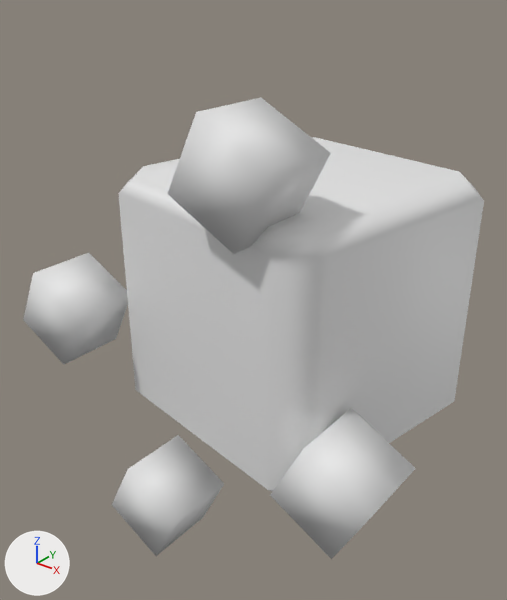
The FBX model Reference/Resources/Mesh/Animation/Effect/E_BS_Jimen.fbx, before and after one commit.
Rendered twice from a 50 mm camera at (0.00618, -0.00888, 0.00513) aimed at (-0.00061, -0.00039, -0.00013). Every picture has the same lights, and +X, +Y and +Z are marked at lower left. Materials are left out; every surface is plain grey. Where no turn or scale is listed for an object, it has been applied to the vertices.

Names of what the first picture shows: 'impact1', 'model1', 'model2', 'model3', 'model4'.
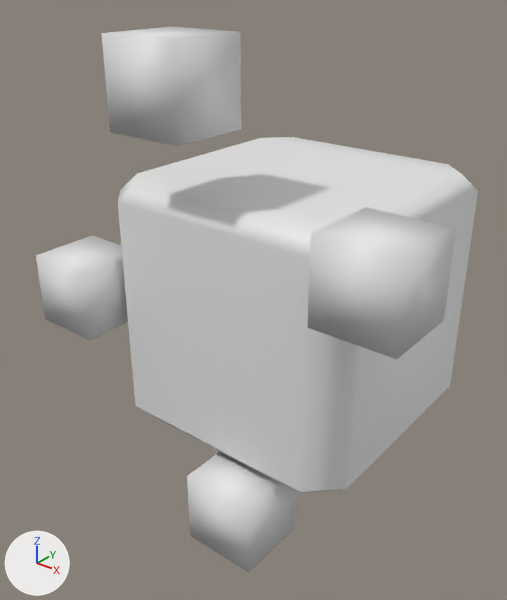
ob_model_scale is not drawn itself; it is the parent of ob_model1, ob_model2, ob_model4, ob_model3.

Where the change shows, as pixel boxes [x1, y1, x2, y2] in the pictures (507 x 600 px):
'impact1', turned
    before: [118, 137, 484, 491]
    after: [118, 137, 478, 493]
'model4', turned
    before: [23, 253, 128, 364]
    after: [307, 207, 456, 359]
'model3', turned
    before: [168, 98, 331, 254]
    after: [187, 452, 297, 573]
'model2', turned
    before: [112, 435, 224, 556]
    after: [101, 27, 241, 146]
'model1', turned
    before: [270, 408, 416, 559]
    after: [36, 236, 128, 340]

What the commit changed:
Object 'model_scale' (ob_model_scale) turns from (0, 0, 153) to (0, 0, 0) degrees about x, y and z.
Object 'impact1' (ob_impact1) turns from (0, 80, 0) to (0, 0, 0) degrees about x, y and z.
